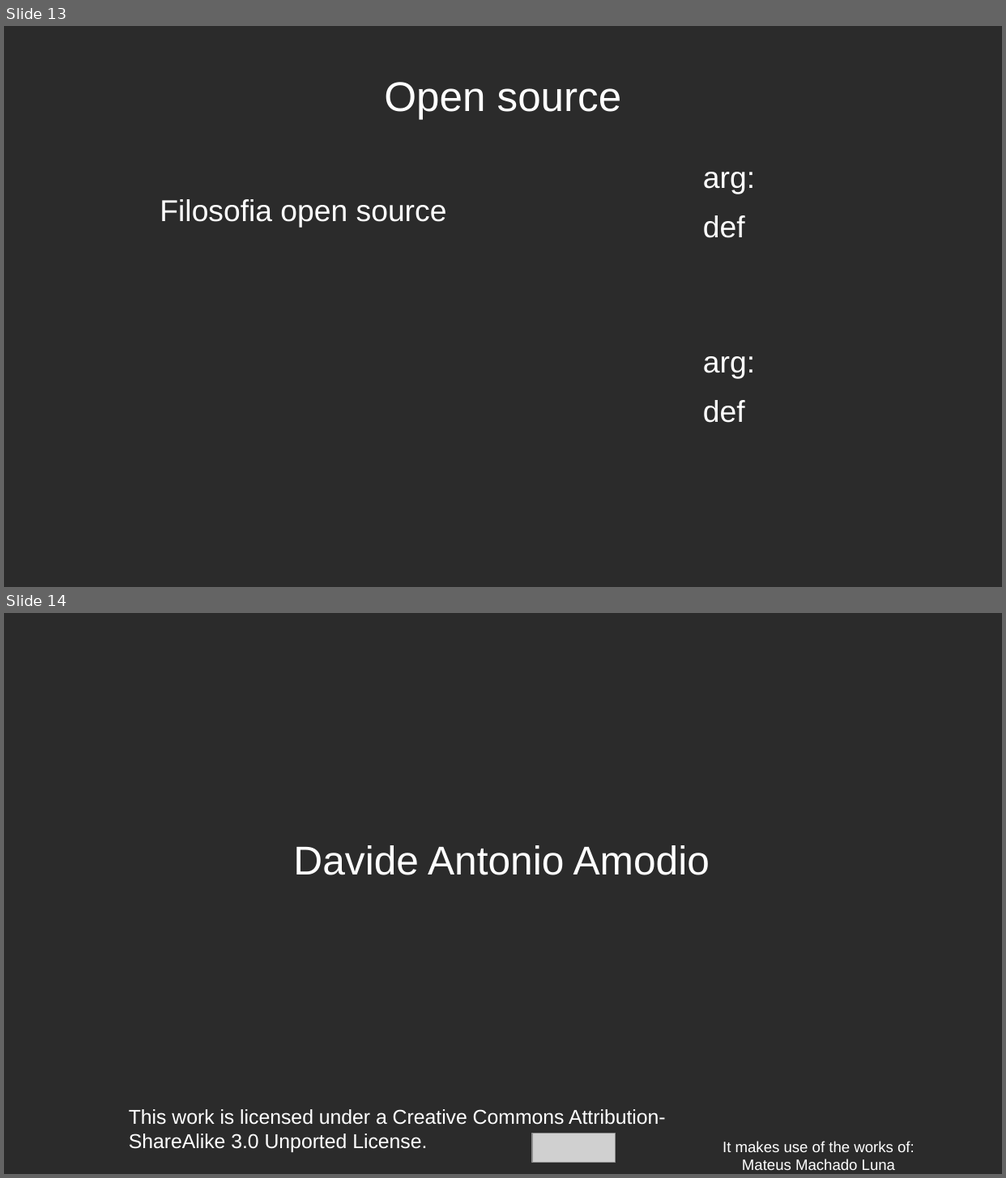
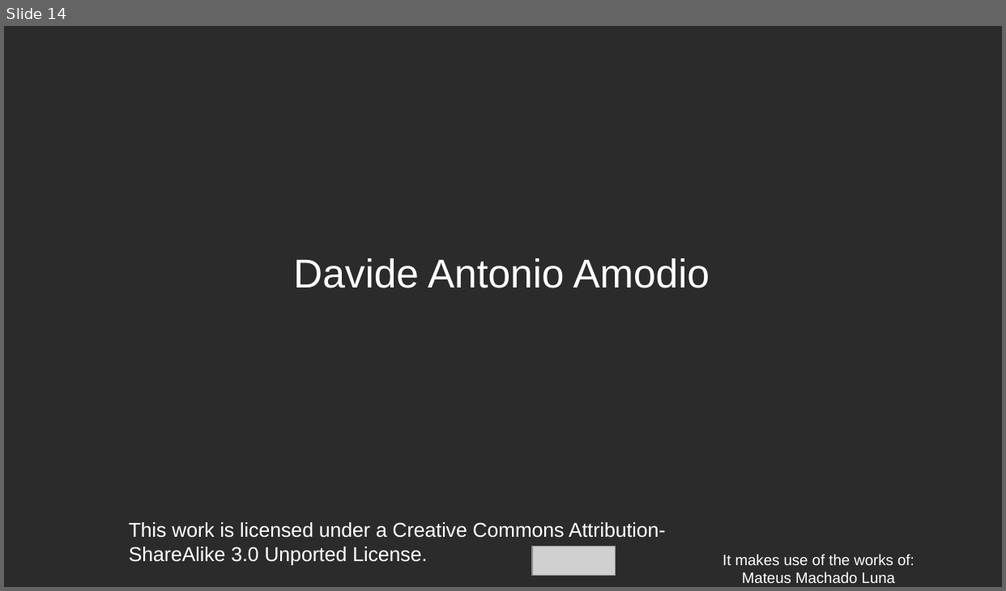
Before and after one commit to WAPEETY/media-way, a slide deck: proof_of_concept/esame_di_stato.odp. Shown one above the other, each under a label of ours: slides 13 and 14 before the commit, slide 14 after it. The pictures are 1006x1178 and 1006x591 pixels, drawn with LibreOffice and Linux fonts; fonts in the diff are those of the drawing; grey boxes stand for pictures; background and template pictures are left out; a plain dark background stands for a picture behind light text. Boxes give left, top, right and bottom in pixels: in the first picture for what was removed or moved away, otherwise in the second. Text is boxed around its words. In the diff, an @@ line names an element or a change of style, - is before the commit and + after.

```diff
--- a/proof_of_concept/esame_di_stato.odp
+++ b/proof_of_concept/esame_di_stato.odp
@@ slide 13 removed at [4,26,1002,587], background picture (left out) @@
@@ title removed at [384,82,622,120] @@
-Open source
@@ text removed at [703,172,755,238] @@
-arg:
-def
@@ text removed at [160,199,447,228] @@
-Filosofia open source
@@ text removed at [703,356,755,423] @@
-arg:
-def
```
Also in this commit, not shown: 12 slides changed, 1 slide added, 12 other files.
